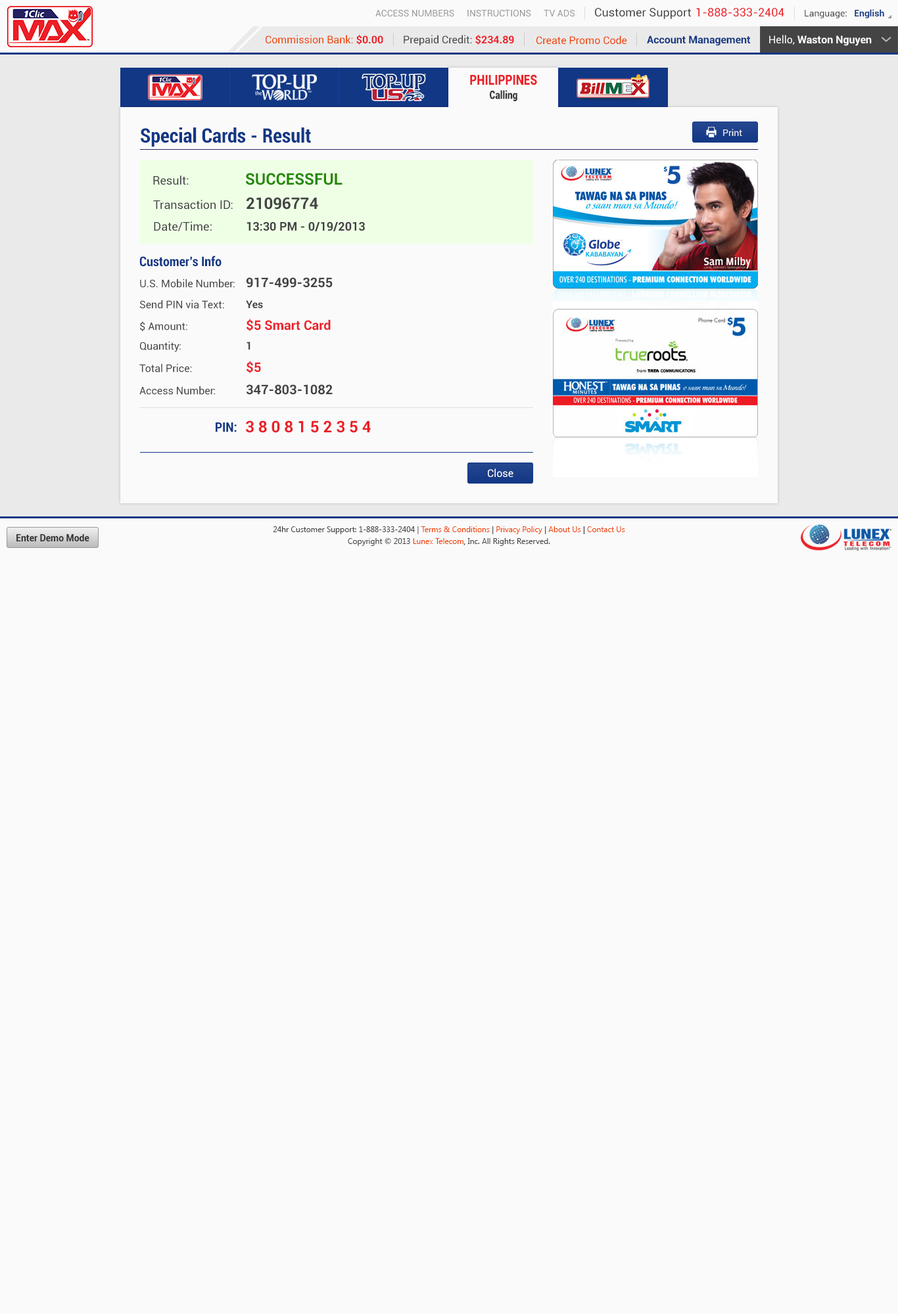
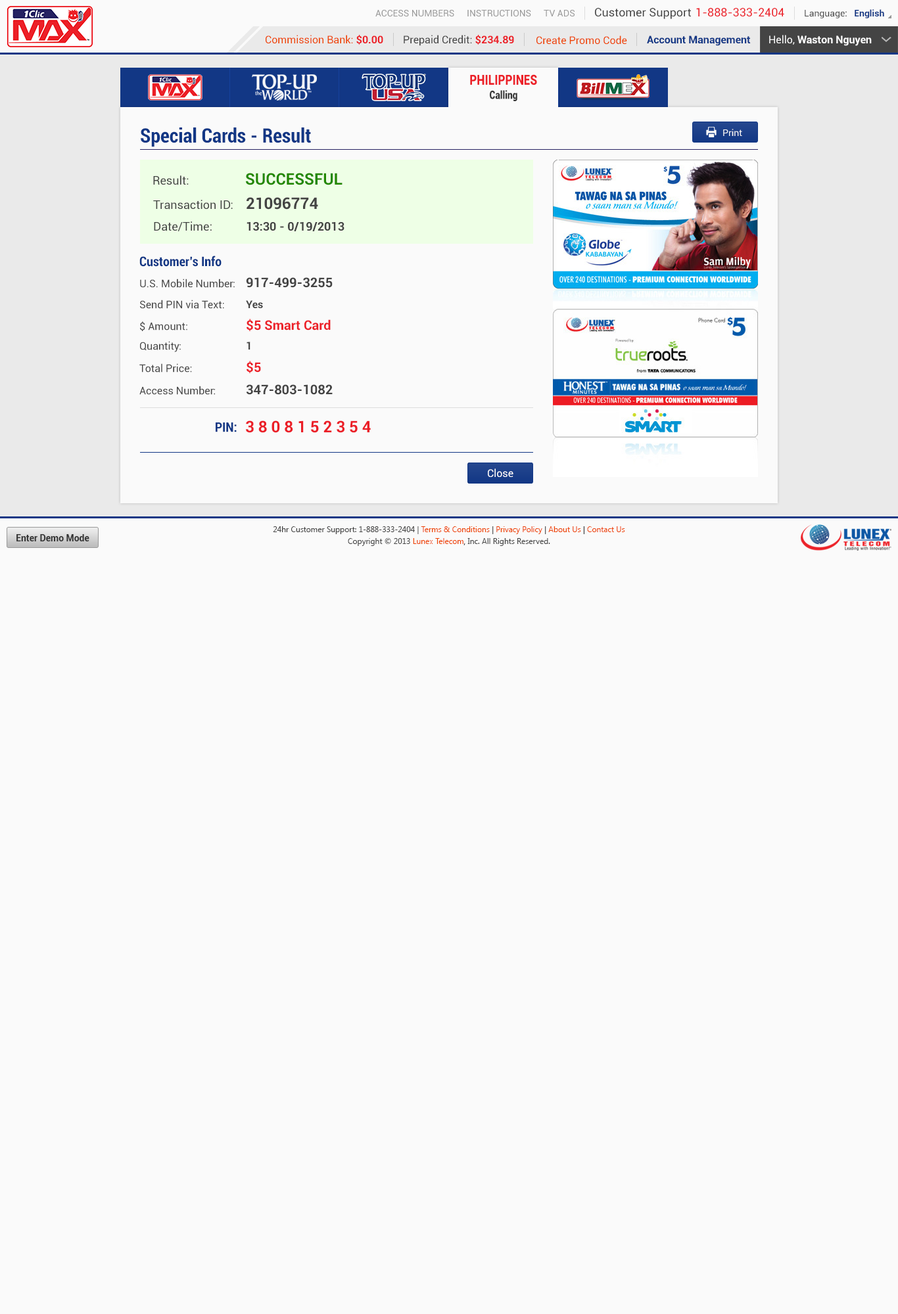
The second 898 x 1314 image is a revision of the first. Changes to its layers:
renamed "13:30 PM - 0/19/2013" to "13:30 - 0/19/2013", painted on it over [279, 221, 365, 232]
